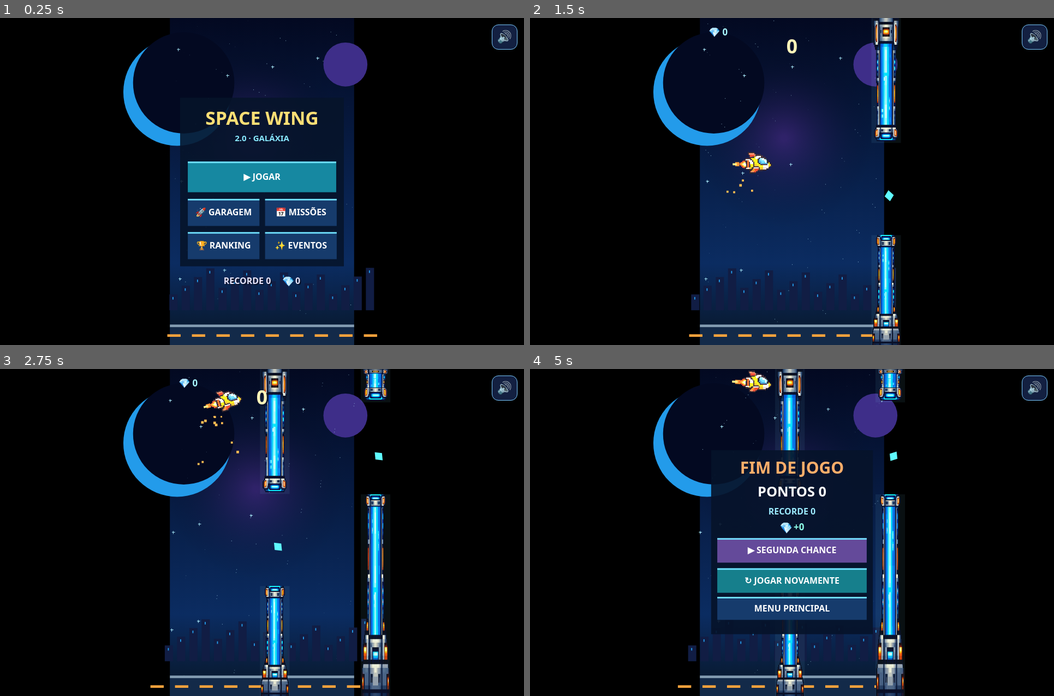
Above: before the commit, frames 1-4 (two rows, left to right).
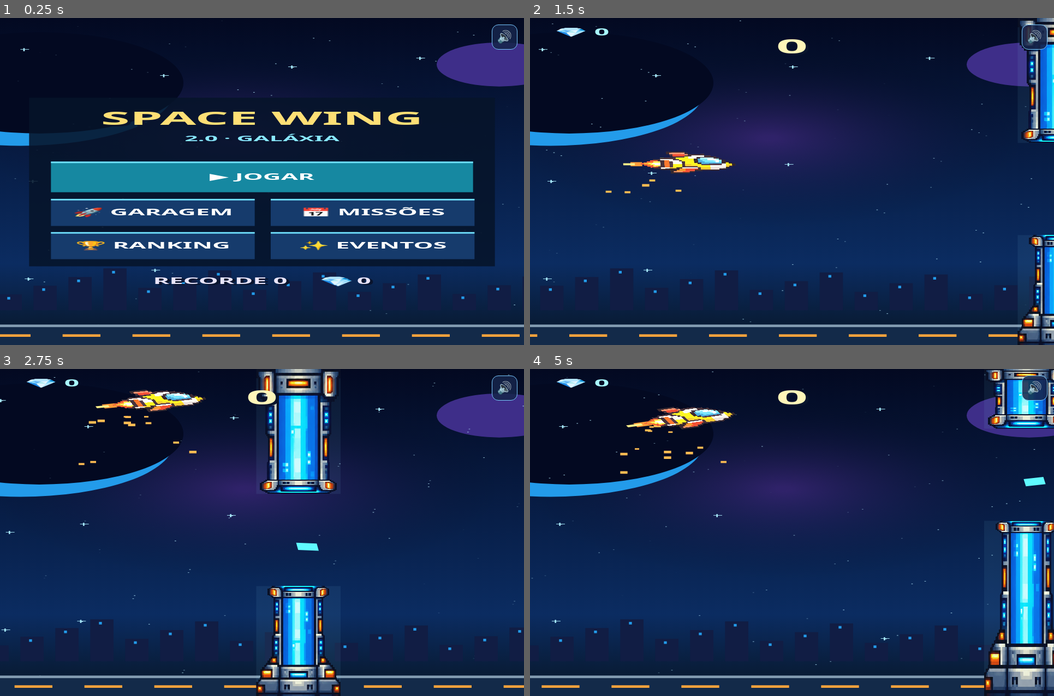
Above: after the commit, the same moments.

Repository: DisneyMjr/SpaceWing
Game: browser game, page app/src/main/assets/index.html
Two runs of this game, one before a commit and one after it. Both use one fixed random seed, a clock stepped at 60 frames per second and the inputs below.
Inputs (mouse positions are in pixels of both pictures, inside the frame that each line leads up to):
- Up to frame 1 (0.25 s): no input
- Up to frame 2 (1.5 s): click "▶ JOGAR" at 0.27 s; hold Down 1.03-1.3 s; click (792, 214) at 1.07 s; tap Space at 1.1 s; hold Left from 1.35 s (still down)
- Up to frame 3 (2.75 s): tap Space at 1.6, 2.1, 2.6 s; click (157, 499) at 1.67 s; release Left at 1.92 s; hold Up 1.97-2.27 s; click (366, 483) at 2.27 s; hold Up 2.32-2.55 s; hold Left from 2.6 s (still down)
- Up to frame 4 (5 s): click (870, 597) at 2.87 s; release Left at 3.03 s; hold Down 3.08-3.42 s; tap Space every 0.5 s from 3.1 to 4.6 s; click "▶ SEGUNDA CHANCE" at 3.27 s; click (661, 614) at 3.47 s; hold Down 3.47-3.73 s; hold Left 3.78-4.35 s; click (792, 467) at 4.07 s; hold Up 4.4-4.7 s; click (949, 548) at 4.67 s; hold Up 4.75-4.98 s

The runs differ from the first frame. In frame 1, 68% of the frame differs, in the area x 0-100%, y 0-100%; in frame 2, 67%; in frame 3, 74%; in frame 4, 82%.

Commit message:
Space Wing 2.1 - Corrige imagens icone e anuncios

Diff:
--- /dev/null
+++ b/CORRECOES-2.1-LEIA.txt
@@ -0,0 +1,22 @@
+SPACE WING 2.1 - CORRECOES VISUAIS E DIAGNOSTICO DE ANUNCIOS
+
+1. Nave e obstaculos: sprites recortados e alfa normalizado (sem artefatos transparentes).
+2. Icone: imagem de nave no launcher Android e icone adaptativo com transparencia.
+3. Tela: canvas passa a ocupar a altura disponivel, sem faixas pretas de letterboxing.
+4. AdMob: erros de carregamento vao ao Logcat com a tag SpaceWingAds.
+
+ATENCAO ADS:
+- GitHub Actions gera assembleDebug, e por isso os anuncios sao de TESTE, nao os seus anuncios de producao.
+- Mesmo anuncios de teste precisam de conexao, Play Services, configuracao UMP e requisicao permitida.
+- O banner nao exibido nao significa necessariamente defeito visual; confira Logcat para o codigo da falha.
+- No seu Windows com ADB: adb logcat -s SpaceWingAds:E SpaceWingAds:I
+- Nunca clique nos seus proprios anuncios reais.
+- Para publicacao, gere AAB de release assinado e defina ID de recompensado real.
+
+ENVIO AO GITHUB:
+git add .
+git commit -m "Space Wing 2.1 - corrige sprites, icone e anuncios"
+git pull --rebase origin main
+git push origin main
+
+Ainda e necessario instalar e testar o APK compilado no celular.
--- a/app/src/main/assets/game.js
+++ b/app/src/main/assets/game.js
@@ -10,13 +10,13 @@
 function daily(){let k=dayKey();if(missionData.day!==k)missionData={day:k,played:0,passed:0,crystals:0,claimed:[]};return missionData}
 let missions=[['Jogue 3 partidas','played',3,12],['Passe 20 obstáculos','passed',20,18],['Pegue 15 cristais','crystals',15,25]];
 function persist(){save('best',best);save('crystals',bank);save('owned',owned);save('ship',selected);save('games',totalGames);save('achievements',achievements);save('mission',missionData);save('weekly',weekly)}
-function resize(){let d=window.devicePixelRatio||1;canvas.width=Math.round(innerWidth*d);canvas.height=Math.round(innerHeight*d);scale=Math.min(canvas.width/W,canvas.height/H);ox=(canvas.width-W*scale)/2;oy=(canvas.height-H*scale)/2;ctx.imageSmoothingEnabled=false}window.addEventListener('resize',resize);resize();
+function resize(){let d=window.devicePixelRatio||1;canvas.width=Math.round(innerWidth*d);canvas.height=Math.round(innerHeight*d);scale=canvas.width/W;ox=0;oy=0;ctx.imageSmoothingEnabled=false}window.addEventListener('resize',resize);resize();
 const stars=Array.from({length:105},(_,i)=>({x:(i*73.7+17)%W,y:(i*39.3+61)%H,r:i%11===0?2:1,s:.15+(i%4)*.11}));
 function beep(f=550,d=.08,type='sine',end=f*.65,gain=.04){if(!sound)return;try{actx??=new(window.AudioContext||window.w …(387 unchanged characters)…
 function sfx(kind){if(kind==='flap')beep(400,.065,'triangle',180,.025);if(kind==='coin'){beep(990,.11,'sine',1560);setT …(276 unchanged characters)…
 soundButton.textContent=sound?'🔊':'🔇';soundButton.onclick=e=>{e.stopPropagation();sound=!sound;save('sound',sound);soundButton.textContent=sound?'🔊':'🔇'};
 function hitRect(x,y,w,h){return lastPointer&&lastPointer.x>=x&&lastPointer.x<=x+w&&lastPointer.y>=y&&lastPointer.y<=y+h}let lastPointer=null;
-function pointer(e){e.preventDefault();let bounds=canvas.getBoundingClientRect(),x=(e.clientX-bounds.left)*canvas.width/bounds.width,y=(e.clientY-bounds.top)*canvas.height/bounds.height;lastPointer={x:(x-ox)/scale,y:(y-oy)/scale};let p=lastPointer;
+function pointer(e){e.preventDefault();let bounds=canvas.getBoundingClientRect(),x=(e.clientX-bounds.left)*canvas.width/bounds.width,y=(e.clientY-bounds.top)*canvas.height/bounds.height;lastPointer={x:x*W/canvas.width,y:y*H/canvas.height};let p=lastPointer;
 if(mode==='play'){flap();return}
 if(mode==='over'){if(hitRect(34,390,292,48)){restart();return}if(hitRect(34,446,292,45)){mode='title';menu='title';return}if(hitRect(34,331,292,48)&&!revived){if(window.AndroidAds?.showRewarded){mode='rewardWait';window.AndroidAds.showRewarded()}else{bannerText('ANÚNCIO INDISPONÍVEL',190)}}return}
 if(mode==='rewardWait'){return}
@@ -46,7 +46,7 @@
 function shipDraw(x=108,y=shipY,size=1,idx=selected){ctx.save();ctx.translate(x,y+(mode!=='play'?Math.sin(bgT*3)*4:0)); …(654 unchanged characters)…
 function pickup(p){ctx.save();ctx.translate(p.x,p.y);ctx.rotate(bgT*2);ctx.fillStyle=p.kind==='crystal'?'#5ffaff':p.kin …(184 unchanged characters)…
 function overlay(){if(mode==='play'){center(''+score,69,38,'#fff5b9');label('💎 '+runCrystals,17,34,18,'#a9f8ff');if(shi …(2965 unchanged characters)…
-function draw(){ctx.setTransform(1,0,0,1,0,0);ctx.fillStyle='#000';ctx.fillRect(0,0,canvas.width,canvas.height);ctx.setTransform(scale,0,0,scale,ox,oy);background();if(mode==='play'||mode=== …(282 unchanged characters)…
+function draw(){ctx.setTransform(1,0,0,1,0,0);ctx.fillStyle='#000';ctx.fillRect(0,0,canvas.width,canvas.height);ctx.setTransform(canvas.width/W,0,0,canvas.height/H,0,0);background();if(mode==='play'||mode=== …(282 unchanged characters)…
 function loop(t){let dt=Math.min(.035,(t-last||16)/1000);last=t;update(dt);draw();requestAnimationFrame(loop)}requestAnimationFrame(loop);
 // Configure endpoint no arquivo ranking-config.js. Sem endpoint, o jogo permanece totalmente offline.
 async function fetchRanking(){onlineStatus='loading';let url=window.SPACEWING_API_URL;if(!url){onlineStatus='offline';r …(210 unchanged characters)…
Binary file changed: app/src/main/assets/nave.png
Binary file changed: app/src/main/assets/obstaculo_inferior.png
Binary file changed: app/src/main/assets/obstaculo_superior.png
Binary file changed: app/src/main/res/drawable/ic_launcher_foreground.png
Not shown, changed: app/src/main/java/br/com/spacewing/game/MainActivity.java
